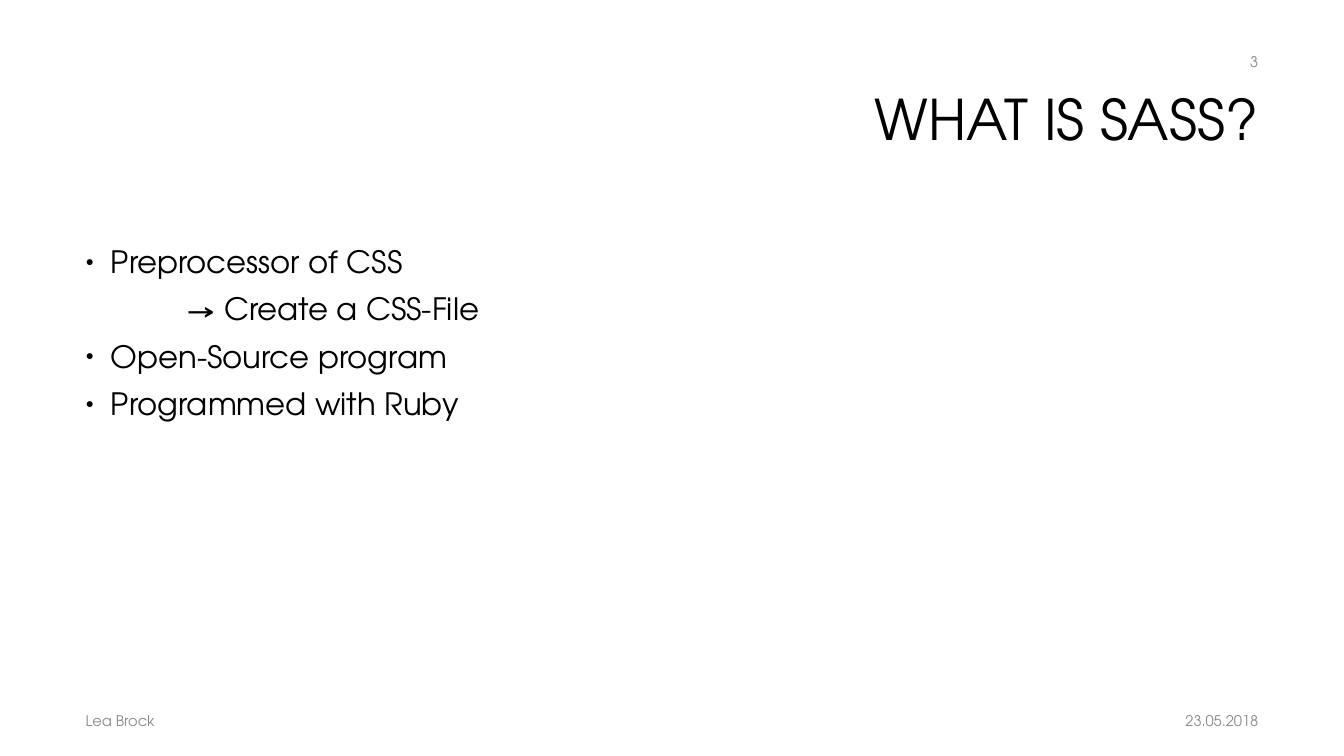
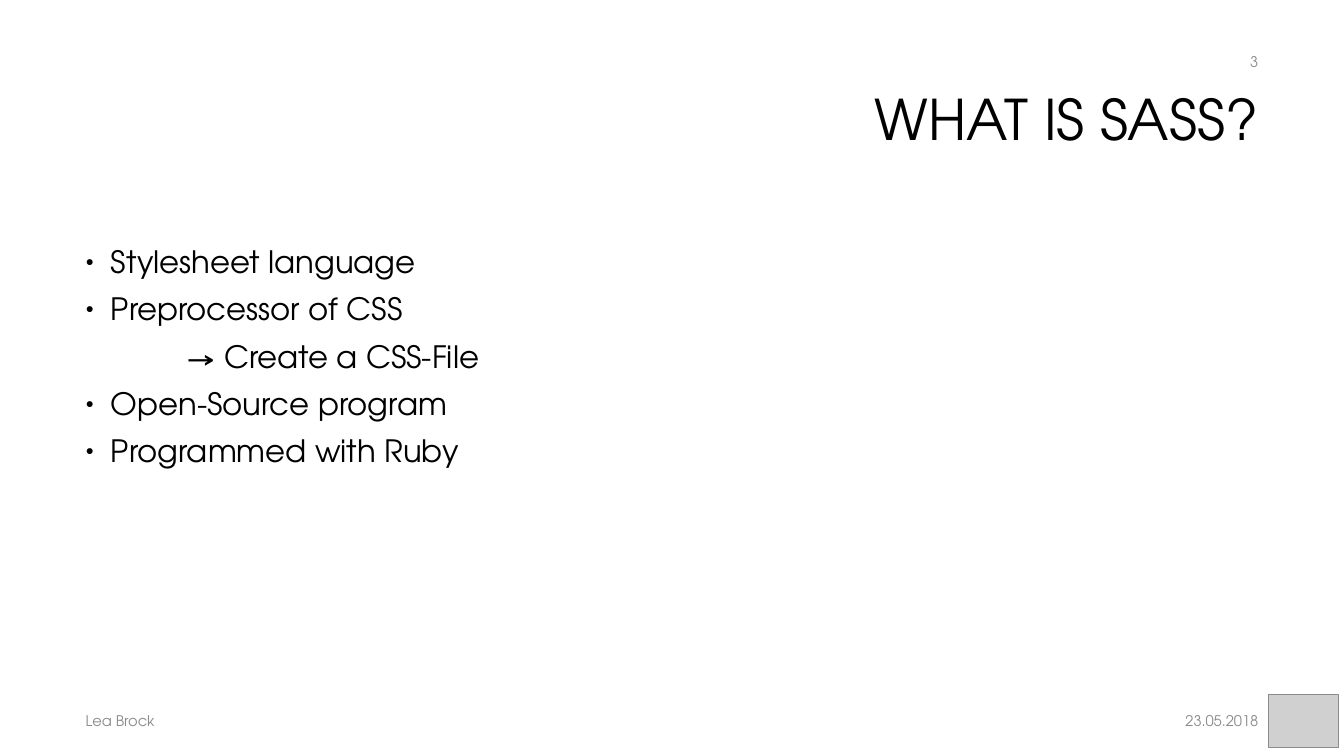
Before and after one commit to Lea97/E-Portfolio_Sass, a slide deck: slide 3 of Sliders/E-Portfolio_Sass.pptx. Drawn at 1344x756 pixels with LibreOffice and Linux fonts; fonts in the diff are those of the drawing; grey boxes stand for pictures; background and template pictures are left out. Boxes give left, top, right and bottom in pixels: in the first picture for what was removed or moved away, otherwise in the second. Text is boxed around its words. In the diff, an @@ line names an element or a change of style, - is before the commit and + after.

```diff
--- a/Sliders/E-Portfolio_Sass.pptx
+++ b/Sliders/E-Portfolio_Sass.pptx
@@ text at [111, 250, 415, 280]: paragraph added @@
+● Stylesheet language
@@ picture added at [1268, 695, 1339, 747] @@
```
Also in this commit, not shown: 14 other slides changed.
